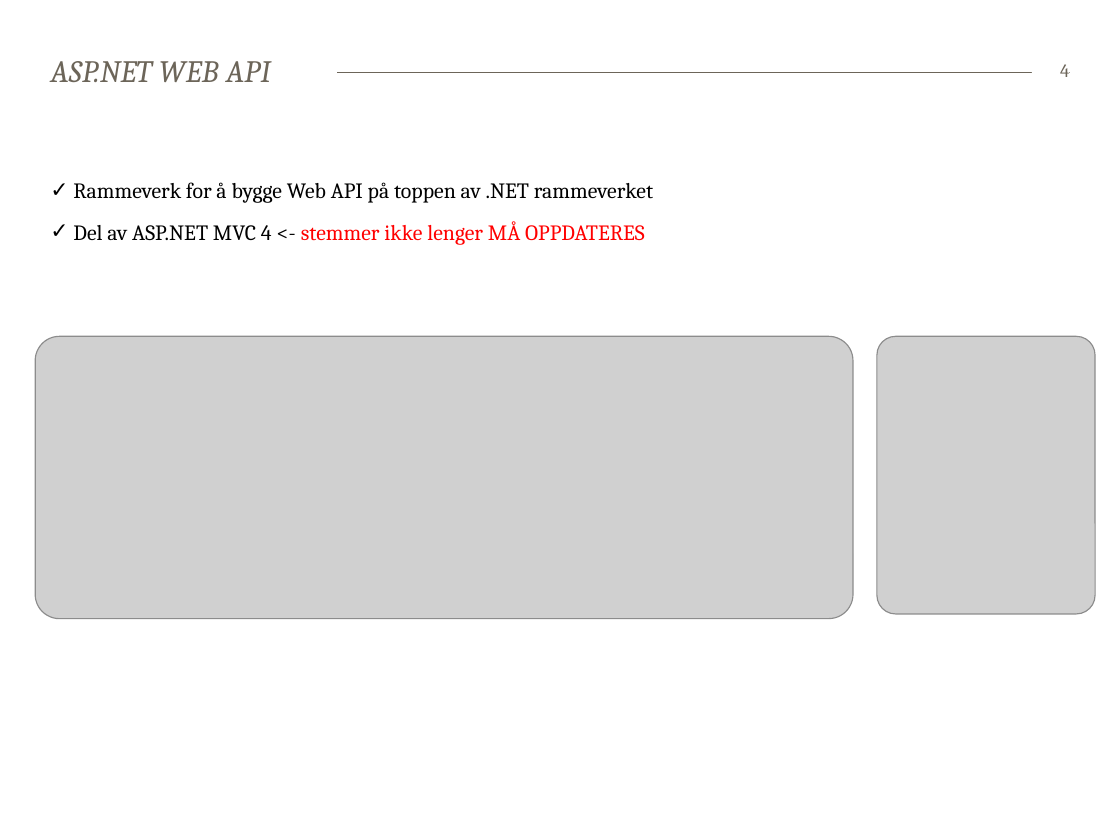
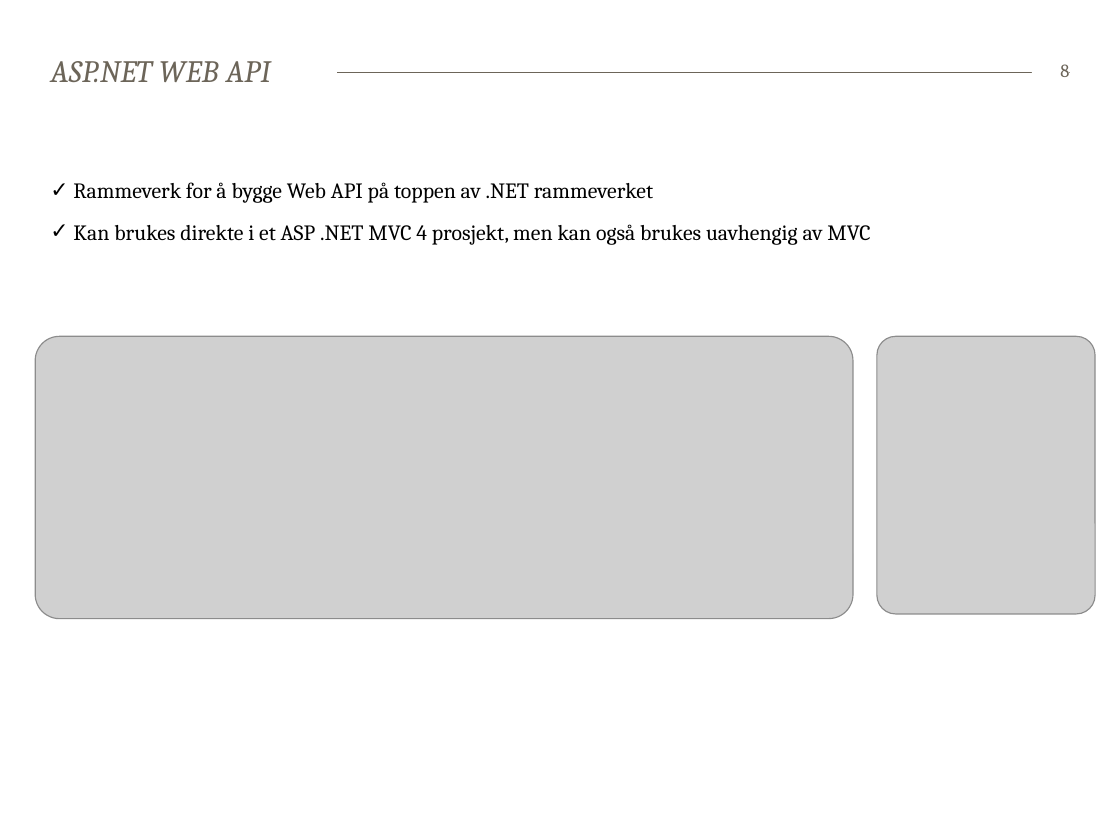
Before and after one commit to bekk/dotnetkurs, a slide deck: slide 8 of webapi/WebAPI.pptx (slide 4 before the commit). Drawn at 1120x840 pixels with LibreOffice and Linux fonts; fonts in the diff are those of the drawing; grey boxes stand for pictures. Boxes give left, top, right and bottom in pixels: in the first picture for what was removed or moved away, otherwise in the second. Text is boxed around its words. In the diff, an @@ line names an element or a change of style, - is before the commit and + after.

```diff
--- a/webapi/WebAPI.pptx
+++ b/webapi/WebAPI.pptx
@@ page number at bbox=[1060, 64, 1069, 77]: text changed @@
-4
+8
@@ text at bbox=[73, 224, 870, 245]: text changed; text colour #FF0000 to #000000 @@
-✓ Del av ASP.NET MVC 4 <- stemmer ikke lenger MÅ OPPDATERES
+✓ Kan brukes direkte i et ASP .NET MVC 4 prosjekt, men kan også brukes uavhengig av MVC
```
Also in this commit, not shown: 3 other slides changed, 5 slides added, 2 slides removed.
